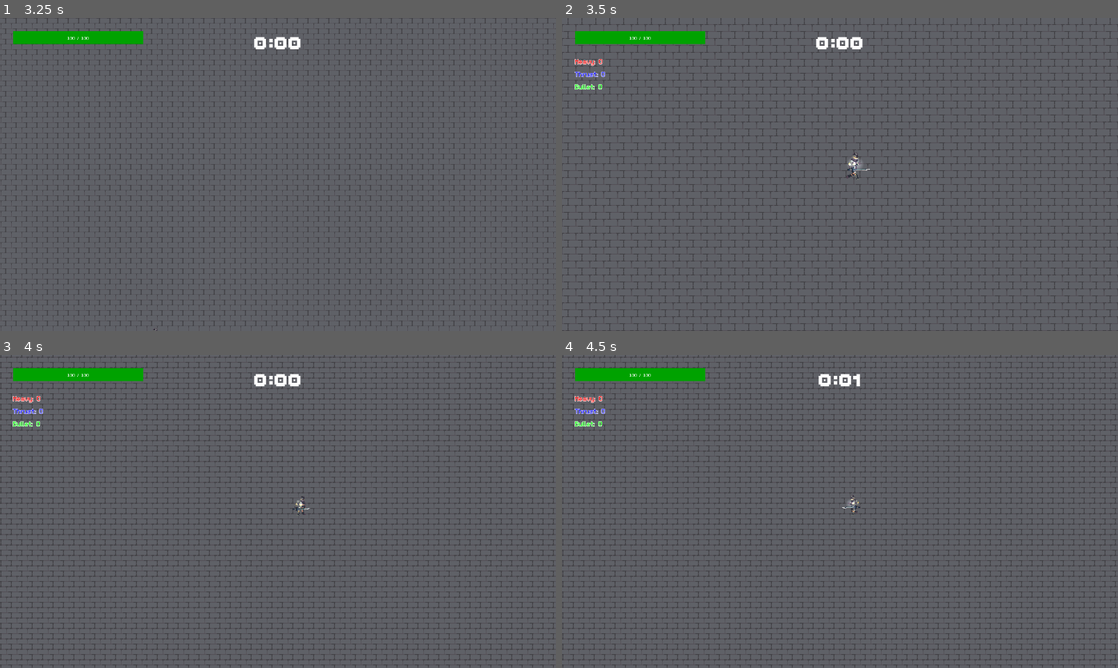
Above: before the commit, frames 1-4 (two rows, left to right).
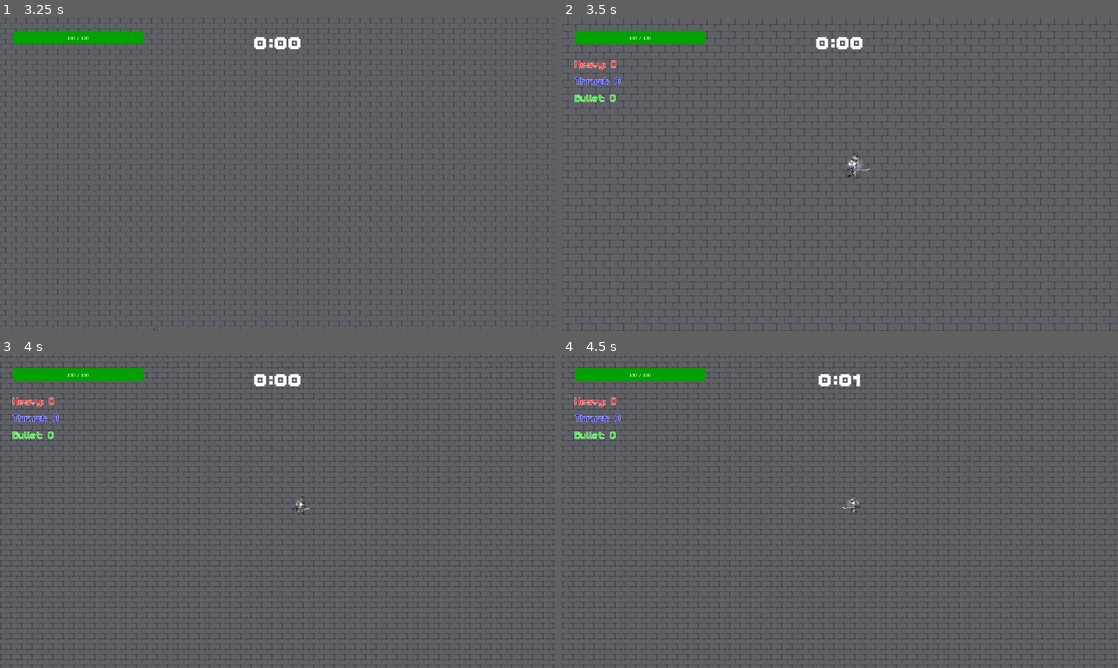
Above: after the commit, the same moments.

Repository: Sai-11011/godot-game-jam
Game: Godot game, scene res://Scenes/start_ui.tscn
The game is run twice, just before and just after one commit, with the same random seed, the same clock (stepped at 60 frames per second) and the same inputs.
Inputs (mouse positions are in pixels of both pictures, inside the frame that each line leads up to):
- Up to frame 1 (3.25 s): click "Play" at 0.5 s; tap Enter at 1.25 s; move the mouse to (400, 158) at 1.27 s; press the mouse at (400, 158) at 1.28 s; hold D (right) 1.28-2.03 s; move the mouse to (166, 190) at 2.02 s; release the mouse at (166, 190) at 2.03 s; hold S (down) 2.03-2.78 s; tap L (bullet) at 2.1 s; move the mouse to (333, 105) at 2.77 s; hold D (right) from 2.78 s (still down); hold H (heavy) from 2.78 s (still down)
- Up to frame 2 (3.5 s): keep holding D (right); keep holding H (heavy)
- Up to frame 3 (4 s): move the mouse to (250, 574) at 3.52 s; release D (right) at 3.53 s; release H (heavy) at 3.53 s; hold K (thrust) from 3.53 s (still down); tap Z (zoom) at 3.6 s
- Up to frame 4 (4.5 s): tap Space at 4.25 s; move the mouse to (1006, 558) at 4.27 s; release K (thrust) at 4.28 s; press the mouse at (1006, 558) at 4.28 s; hold A (left) from 4.28 s (still down)

Frame 1 is identical in both runs. In frame 2, 0.5% of the frame differs, in the area x 2-11%, y 13-27%; in frame 3, 0.5%; in frame 4, 0.5%.

Commit message:
Fixed all the bugs.

Diff:
--- a/Scenes/hud.tscn
+++ b/Scenes/hud.tscn
@@ -73,7 +73,7 @@
 theme_override_colors/font_outline_color = Color(1, 1, 1, 1)
 theme_override_constants/outline_size = 3
 theme_override_fonts/font = ExtResource("4_t1xeu")
-theme_override_font_sizes/font_size = 24
+theme_override_font_sizes/font_size = 36
 
 [node name="ThrustCount" type="Label" parent="MarginContainer/StatsContainer/ShardCounters" unique_id=2031948140]
 layout_mode = 2
@@ -81,7 +81,7 @@
 theme_override_colors/font_outline_color = Color(1, 1, 1, 1)
 theme_override_constants/outline_size = 3
 theme_override_fonts/font = ExtResource("4_t1xeu")
-theme_override_font_sizes/font_size = 24
+theme_override_font_sizes/font_size = 36
 
 [node name="BulletCount" type="Label" parent="MarginContainer/StatsContainer/ShardCounters" unique_id=901330102]
 layout_mode = 2
@@ -89,4 +89,4 @@
 theme_override_colors/font_outline_color = Color(1, 1, 1, 1)
 theme_override_constants/outline_size = 3
 theme_override_fonts/font = ExtResource("4_t1xeu")
-theme_override_font_sizes/font_size = 24
+theme_override_font_sizes/font_size = 36
--- a/Scenes/main.tscn
+++ b/Scenes/main.tscn
@@ -170,7 +170,6 @@
 texture = ExtResource("5_wsu2k")
 
 [node name="ShardSpawner" parent="." unique_id=1764429282 instance=ExtResource("1_jjvhh")]
-scale = Vector2(0.5, 0.5)
 
 [node name="Ysort" type="Node2D" parent="." unique_id=1429676817 groups=["bake_me"]]
 y_sort_enabled = true
@@ -195,9 +194,8 @@
 [node name="light4" parent="Ysort/objects/Lights" unique_id=396430421 instance=ExtResource("10_hptm8")]
 position = Vector2(727, 682)
 
-[node name="EnemySpawner" parent="Ysort" unique_id=1488309227 node_paths=PackedStringArray("player") instance=ExtResource("5_kry3j")]
+[node name="EnemySpawner" parent="Ysort" unique_id=1488309227 instance=ExtResource("5_kry3j")]
 y_sort_enabled = true
-player = NodePath("")
 
 [node name="WorldBounds" type="StaticBody2D" parent="." unique_id=2145810108]
 collision_layer = 2
--- a/Scenes/shards.tscn
+++ b/Scenes/shards.tscn
@@ -16,7 +16,6 @@
 shape = SubResource("CapsuleShape2D_a10an")
 
 [node name="Sprite2D" type="Sprite2D" parent="." unique_id=1400611108]
-scale = Vector2(2, 2)
 texture = ExtResource("2_dbenr")
 
 [connection signal="body_entered" from="." to="." method="_on_body_entered"]
--- a/Scripts/enemy_spawner.gd
+++ b/Scripts/enemy_spawner.gd
@@ -72,37 +72,56 @@
 	add_child(new_slime)
 
 func get_valid_spawn_position() -> Vector2:
-	# 1. FIND THE DANGER CENTER
-	var boss = get_tree().get_first_node_in_group("Boss")
-	var danger_center = Vector2.ZERO
-	if is_instance_valid(boss):
-		danger_center = boss.global_position
+	var max_attempts = 15
+	var space_state = get_world_2d().direct_space_state
+	var query = PhysicsPointQueryParameters2D.new()
+	query.collision_mask = 1
 
-	# 2. Get the exact arrow pointing AWAY from the danger!
-	var direction_away = danger_center.direction_to(player.global_position)
-	if direction_away == Vector2.ZERO:
-		direction_away = Vector2.RIGHT # Fallback if exactly on top of 0,0
-
-	# 3. CALCULATE THE CAMERA BOUNDS
+	# Calculate the camera bounds for the SLEEPING phase
 	var transform_inv = get_canvas_transform().affine_inverse()
 	var viewport_rect = get_viewport_rect()
 	var top_left = transform_inv * viewport_rect.position
 	var bottom_right = transform_inv * (viewport_rect.position + viewport_rect.size)
 	var camera_rect = Rect2(top_left, bottom_right - top_left).grow(150.0)
 
-	# 4. LOOP TO FIND A SPOT
-	var max_attempts = 15
 	for i in range(max_attempts):
-		# Rotate the "away" arrow slightly to create a cone
-		var random_angle = randf_range(-PI/3, PI/3)
-		var spawn_dir = direction_away.rotated(random_angle)
+		var target_pos = Vector2.ZERO
 
-		var random_distance = randf_range(min_spawn_radius, max_spawn_radius)
-		var target_pos = player.global_position + (spawn_dir * random_distance)
+		if PlayerData.is_boss_active:
+			# --- BOSS AWAKE: Tight Ring & IGNORE Camera Check ---
+			var random_angle = randf_range(0.0, TAU)
+			var boss_phase_distance = randf_range(400.0, 600.0) # Much closer to the player!
+			target_pos = player.global_position + (Vector2.RIGHT.rotated(random_angle) * boss_phase_distance)
 
-		# Only accept the spot if it's safely off-screen
-		if not camera_rect.has_point(target_pos):
-			return target_pos # We found a safe spot!
+			# Just make sure it's not inside a wall
+			query.position = target_pos
+			var hits = space_state.intersect_point(query)
+			if hits.is_empty():
+				return target_pos
 
-	# FALLBACK: If the loop fails, force them 1200 pixels straight away from the boss
-	return player.global_position + (direction_away * 1200.0)
+		else:
+			# --- BOSS SLEEPING: Run away from 0,0 & USE Camera Check ---
+			var direction_away = Vector2.ZERO.direction_to(player.global_position)
+			if direction_away == Vector2.ZERO:
+				direction_away = Vector2.RIGHT
+
+			var random_angle = randf_range(-PI/3, PI/3)
+			var random_distance = randf_range(min_spawn_radius, max_spawn_radius)
+			var spawn_dir = direction_away.rotated(random_angle)
+			target_pos = player.global_position + (spawn_dir * random_distance)
+
+			# Ensure it is safely off-screen so they don't pop in visually
+			if not camera_rect.has_point(target_pos):
+				query.position = target_pos
+				var hits = space_state.intersect_point(query)
+				if hits.is_empty():
+					return target_pos
+
+	# Emergency Fallbacks if completely trapped
+	if PlayerData.is_boss_active:
+		return player.global_position + (Vector2.RIGHT.rotated(randf_range(0, TAU)) * 500.0)
+	else:
+		var direction_away = Vector2.ZERO.direction_to(player.global_position)
+		if direction_away == Vector2.ZERO:
+			direction_away = Vector2.RIGHT
+		return player.global_position + (direction_away * 1200.0)
--- a/Scripts/shard_spawner.gd
+++ b/Scripts/shard_spawner.gd
@@ -1,6 +1,6 @@
 extends Node2D
 
-@export var shard_scene: PackedScene = load(Global.SCENES.shards)
+@onready var shard_scene: PackedScene = load(Global.SCENES.shards)
 
 # Limit memory usage
 var max_shards_on_map: int = 8
@@ -8,7 +8,7 @@
 var min_spawn_radius: float = 800.0
 var max_spawn_radius: float = 1000.0
 
-var player: Node2D
+var player: CharacterBody2D
 
 func _on_spawn_timer_timeout():
 	if shard_scene == null:
@@ -37,37 +37,61 @@
 		add_child(new_shard)
 
 func get_valid_spawn_position() -> Vector2:
-	# 1. FIND THE DANGER CENTER
-	var boss = get_tree().get_first_node_in_group("Boss")
-	var danger_center = Vector2.ZERO
-	if is_instance_valid(boss):
-		danger_center = boss.global_position
+	var max_attempts = 15
+	var space_state = get_world_2d().direct_space_state
+	var query = PhysicsPointQueryParameters2D.new()
+	query.collision_mask = 1
 
-	# 2. Get the exact arrow pointing AWAY from the danger!
-	var direction_away = danger_center.direction_to(player.global_position)
-	if direction_away == Vector2.ZERO:
-		direction_away = Vector2.RIGHT # Fallback if exactly on top of 0,0
+	# --- NEW: Arena Boundary Limit (6999 - 300 margin) ---
+	var max_arena_radius = 6699.0
 
-	# 3. CALCULATE THE CAMERA BOUNDS
+	# Calculate the camera bounds for the SLEEPING phase
 	var transform_inv = get_canvas_transform().affine_inverse()
 	var viewport_rect = get_viewport_rect()
 	var top_left = transform_inv * viewport_rect.position
 	var bottom_right = transform_inv * (viewport_rect.position + viewport_rect.size)
 	var camera_rect = Rect2(top_left, bottom_right - top_left).grow(150.0)
 
-	# 4. LOOP TO FIND A SPOT
-	var max_attempts = 15
 	for i in range(max_attempts):
-		# Rotate the "away" arrow slightly to create a cone
-		var random_angle = randf_range(-PI/3, PI/3)
-		var spawn_dir = direction_away.rotated(random_angle)
+		var target_pos = Vector2.ZERO
 
-		var random_distance = randf_range(min_spawn_radius, max_spawn_radius)
-		var target_pos = player.global_position + (spawn_dir * random_distance)
+		if PlayerData.is_boss_active:
+			# BOSS AWAKE
+			var random_angle = randf_range(0.0, TAU)
+			var boss_phase_distance = randf_range(400.0, 600.0)
+			target_pos = player.global_position + (Vector2.RIGHT.rotated(random_angle) * boss_phase_distance)
 
-		# Only accept the spot if it's safely off-screen
-		if not camera_rect.has_point(target_pos):
-			return target_pos # We found a safe spot!
+		else:
+			# BOSS SLEEPING
+			var direction_away = Vector2.ZERO.direction_to(player.global_position)
+			if direction_away == Vector2.ZERO:
+				direction_away = Vector2.RIGHT
 
-	# FALLBACK: If the loop fails, force them 1200 pixels straight away from the boss
-	return player.global_position + (direction_away * 1200.0)
+			var random_angle = randf_range(-PI/3, PI/3)
+			var random_distance = randf_range(min_spawn_radius, max_spawn_radius)
+			var spawn_dir = direction_away.rotated(random_angle)
+			target_pos = player.global_position + (spawn_dir * random_distance)
+
+		# --- NEW: THE DOG LEASH ---
+		# If the math pushed the shard outside the arena, snap it back inside!
+		if target_pos.length() > max_arena_radius:
+			target_pos = target_pos.limit_length(max_arena_radius)
+
+		# Camera & Wall Checks
+		if PlayerData.is_boss_active or not camera_rect.has_point(target_pos):
+			query.position = target_pos
+			var hits = space_state.intersect_point(query)
+			if hits.is_empty():
+				return target_pos
+
+	# Emergency Fallbacks (Also Leashed!)
+	var fallback_pos = Vector2.ZERO
+	if PlayerData.is_boss_active:
+		fallback_pos = player.global_position + (Vector2.RIGHT.rotated(randf_range(0, TAU)) * 500.0)
+	else:
+		var direction_away = Vector2.ZERO.direction_to(player.global_position)
+		if direction_away == Vector2.ZERO:
+			direction_away = Vector2.RIGHT
+		fallback_pos = player.global_position + (direction_away * 1200.0)
+
+	return fallback_pos.limit_length(max_arena_radius)
--- a/Scripts/world_boundaries.gd
+++ b/Scripts/world_boundaries.gd
@@ -3,7 +3,7 @@
 var player: CharacterBody2D
 
 # Arena Size Settings
-@export var inner_radius: float = 1200.0
+@export var inner_radius: float = 6999
 @export var ring_thickness: float = 1000.0
 @export var resolution: int = 64
 
@@ -43,11 +43,16 @@
 	border_line.points = line_points
 
 func _process(delta: float) -> void:
+	# --- NEW: Find the player dynamically if they just spawned! ---
+	if player == null:
+		player = get_tree().get_first_node_in_group("Player")
+
 	# If we are currently flashing from a dash impact, ignore normal walking fades!
 	if not is_instance_valid(player) or is_flashing:
 		return
 
-	var distance_to_center = player.global_position.distance_to(global_position)
+	# Assuming your boundary is at (0,0) with the rest of the map
+	var distance_to_center = player.global_position.distance_to(Vector2.ZERO)
 	var distance_to_wall = abs(inner_radius - distance_to_center)
 
 	# --- HOLOGRAPHIC FADE ---
